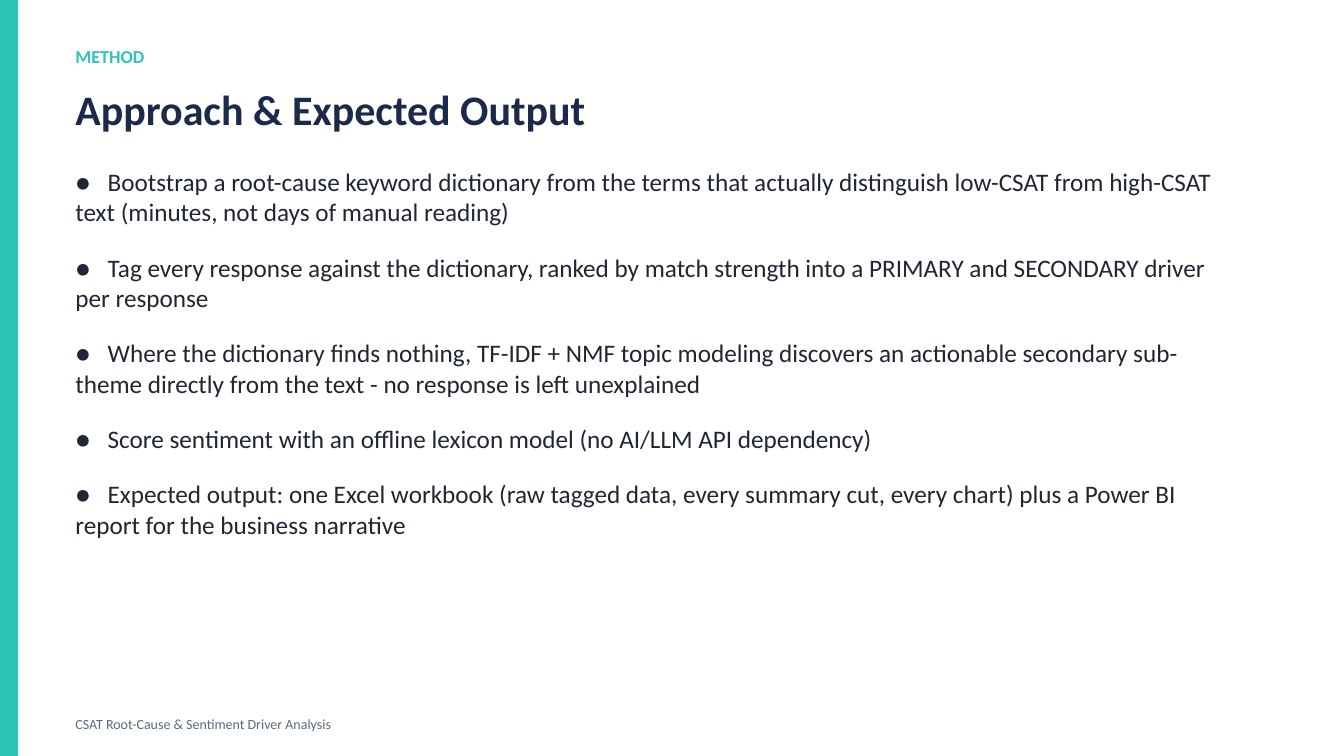
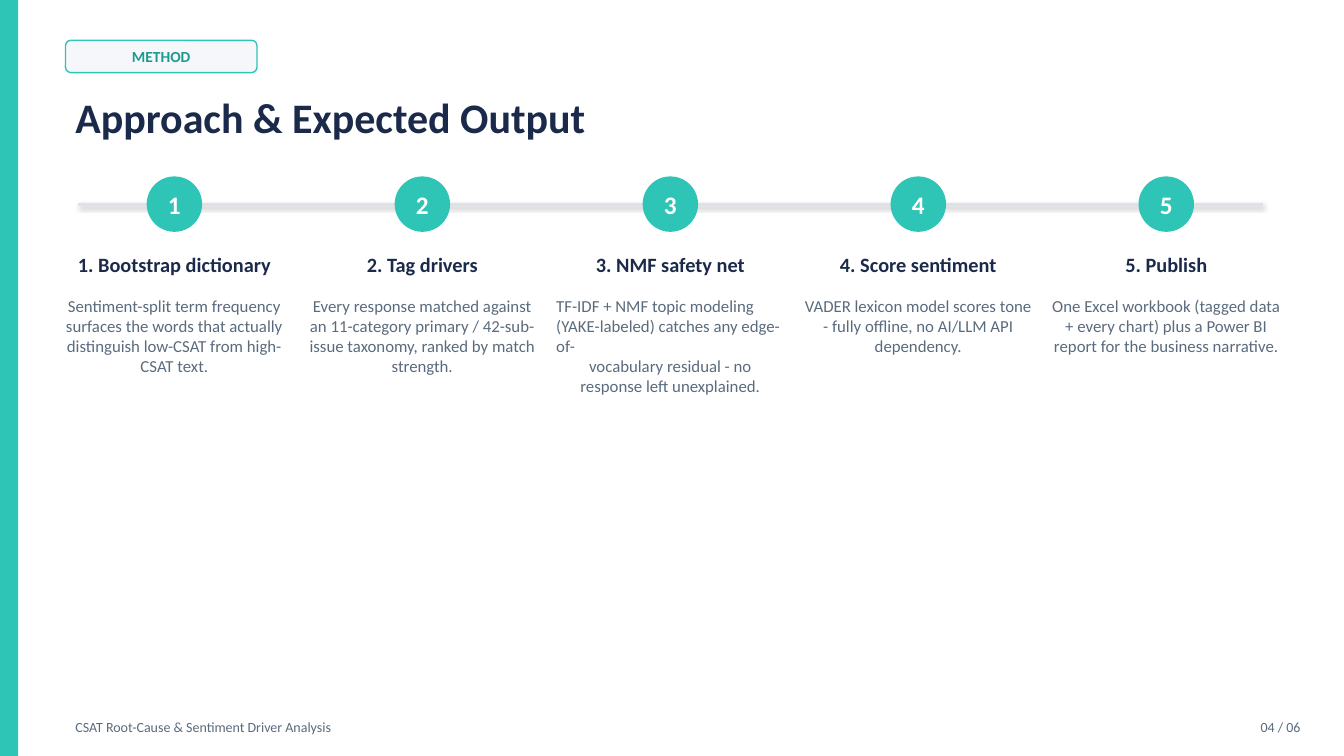
Before and after one commit to rameshpennam/ds-use-cases, a slide deck: slide 4 of usecase1_csat_nlp_rootcause/final_output/usecase1_csat_summary.pptx. Drawn at 1344x756 pixels with LibreOffice and Linux fonts; fonts in the diff are those of the drawing. Boxes give left, top, right and bottom in pixels: in the first picture for what was removed or moved away, otherwise in the second. Text is boxed around its words. In the diff, an @@ line names an element or a change of style, - is before the commit and + after.

```diff
--- a/usecase1_csat_nlp_rootcause/final_output/usecase1_csat_summary.pptx
+++ b/usecase1_csat_nlp_rootcause/final_output/usecase1_csat_summary.pptx
@@ rounded rectangle "METHOD": place and size @@
-rounded rectangle "METHOD" at bbox=[75, 51, 144, 63]
+rounded rectangle "METHOD" at bbox=[66, 40, 257, 73]
@@ rounded rectangle "METHOD" at bbox=[66, 40, 257, 73]: size 13 to 11 pt, text colour #2EC4B6 to #1F9A8F; alignment left to centre; vertical alignment top to middle; fill none to #F5F7FA; outline none to #2EC4B6 1 pt @@
@@ text "Approach & Expected Output": place and size @@
-text "Approach & Expected Output" at bbox=[75, 95, 585, 132]
+text "Approach & Expected Output" at bbox=[75, 103, 585, 140]
@@ text removed at bbox=[75, 173, 1210, 538] @@
-● Bootstrap a root-cause keyword dictionary from the terms that actually distinguish low-CSAT from high-CSAT text (minutes, not days of manual reading)
-● Tag every response against the dictionary, ranked by match strength into a PRIMARY and SECONDARY driver per response
-● Where the dictionary finds nothing, TF-IDF + NMF topic modeling discovers an actionable secondary sub-theme directly from the text - no response is left unexplained
-● Score sentiment with an offline lexicon model (no AI/LLM API dependency)
-● Expected output: one Excel workbook (raw tagged data, every summary cut, every chart) plus a Power BI report for the business narrative
@@ ellipse added at bbox=[147, 176, 203, 232], fill #2EC4B6, 18 pt, text #FFFFFF, bold @@
+1
@@ ellipse added at bbox=[395, 176, 451, 232], fill #2EC4B6, 18 pt, text #FFFFFF, bold @@
+2
@@ ellipse added at bbox=[643, 176, 699, 232], fill #2EC4B6, 18 pt, text #FFFFFF, bold @@
+3
@@ ellipse added at bbox=[891, 176, 947, 232], fill #2EC4B6, 18 pt, text #FFFFFF, bold @@
+4
@@ ellipse added at bbox=[1138, 176, 1194, 232], fill #2EC4B6, 18 pt, text #FFFFFF, bold @@
+5
@@ line added from (79, 204) to (1263, 204), #DDE2E8 2 pt @@
@@ text added at bbox=[78, 257, 271, 276], 14.5 pt, text #1B2A4A, bold @@
+1. Bootstrap dictionary
@@ text added at bbox=[367, 257, 478, 276], 14.5 pt, text #1B2A4A, bold @@
+2. Tag drivers
@@ text added at bbox=[596, 258, 745, 276], 14.5 pt, text #1B2A4A, bold @@
+3. NMF safety net
@@ text added at bbox=[840, 257, 996, 272], 14.5 pt, text #1B2A4A, bold @@
+4. Score sentiment
@@ text added at bbox=[1125, 257, 1208, 272], 14.5 pt, text #1B2A4A, bold @@
+5. Publish
@@ text added at bbox=[66, 300, 282, 372], 12 pt, text #5A6B7D @@
+Sentiment-split term frequency surfaces the words that actually distinguish low-CSAT from high-CSAT text.
@@ text added at bbox=[310, 300, 535, 375], 12 pt, text #5A6B7D @@
+Every response matched against an 11-category primary / 42-sub-issue taxonomy, ranked by match strength.
@@ text added at bbox=[556, 300, 779, 395], 12 pt, text #5A6B7D @@
+TF-IDF + NMF topic modeling (YAKE-labeled) catches any edge-of-
+vocabulary residual - no response left unexplained.
@@ text added at bbox=[805, 300, 1031, 355], 12 pt, text #5A6B7D @@
+VADER lexicon model scores tone - fully offline, no AI/LLM API dependency.
@@ text added at bbox=[1052, 300, 1280, 355], 12 pt, text #5A6B7D @@
+One Excel workbook (tagged data + every chart) plus a Power BI report for the business narrative.
@@ text added at bbox=[1261, 722, 1300, 732], 10 pt, text #5A6B7D @@
+04 / 06
```
Also in this commit, not shown: 5 other slides changed, 19 other files.
